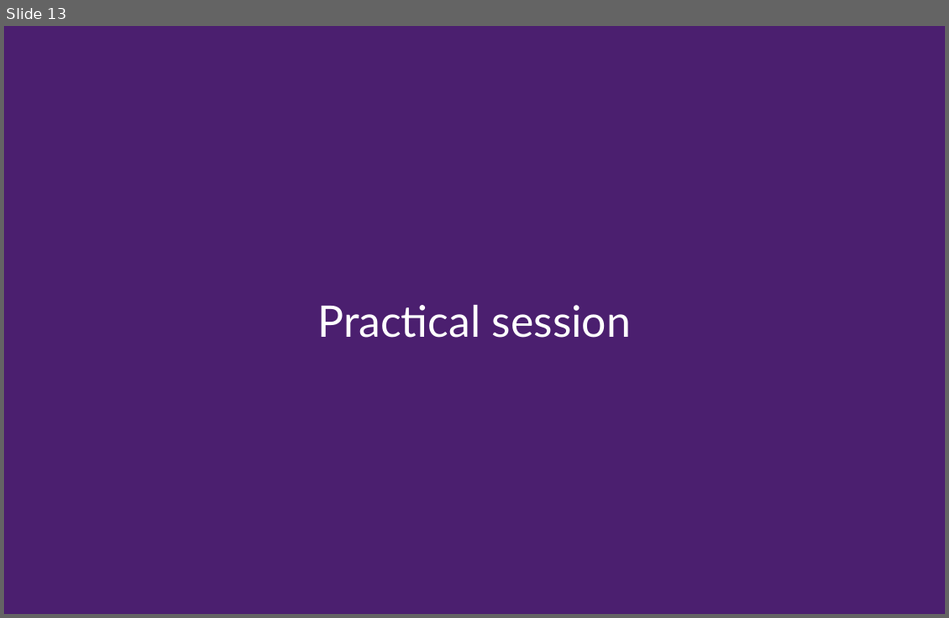
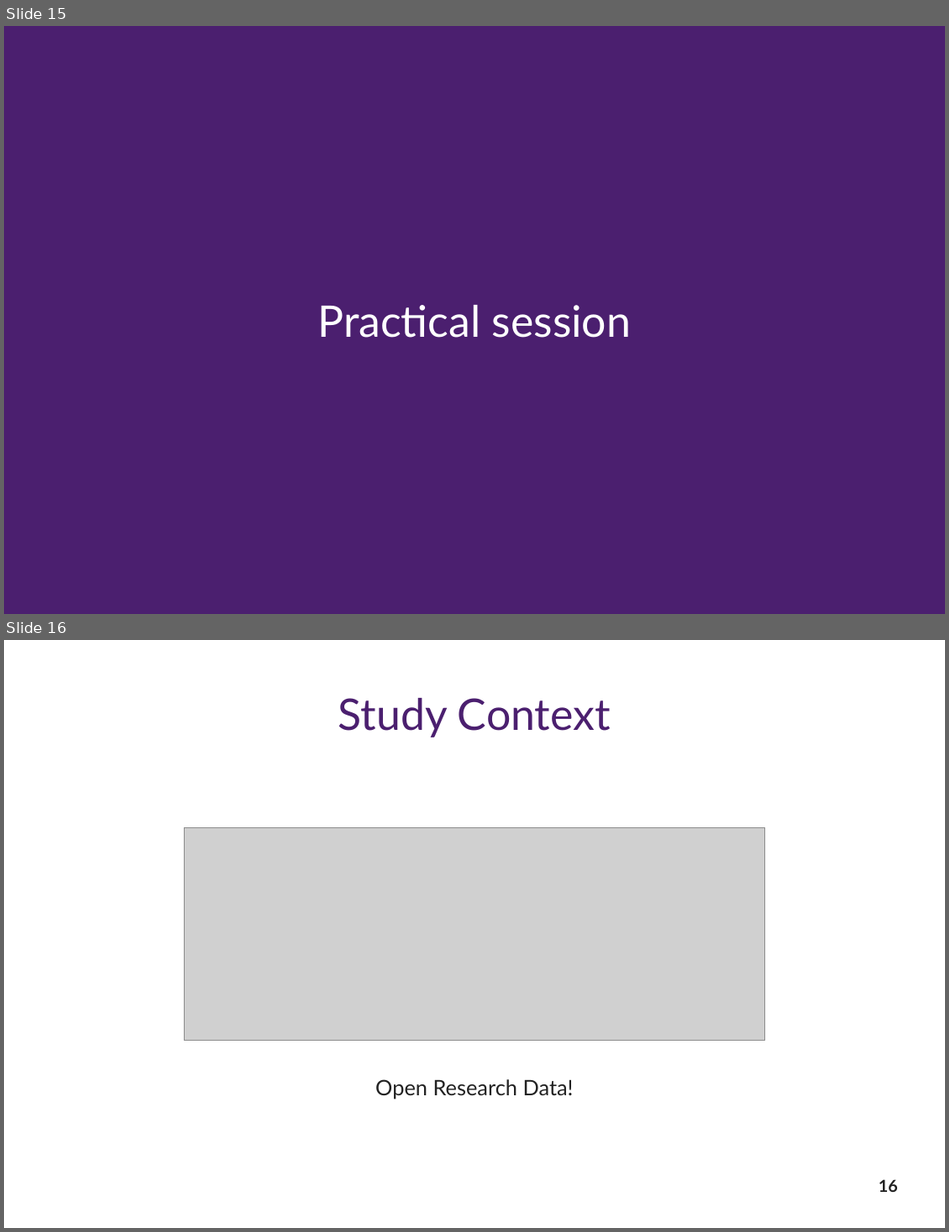
Before and after one commit to Rekyt/biodiversity_facets_tutorial, a slide deck: biodiversity_facets_presentation.odp. Shown one above the other, each under a label of ours: slide 13 before the commit, slides 15 and 16 after it. The pictures are 949x618 and 949x1232 pixels, drawn with LibreOffice and Linux fonts; fonts in the diff are those of the drawing; grey boxes stand for pictures. Boxes give left, top, right and bottom in pixels: in the first picture for what was removed or moved away, otherwise in the second. Text is boxed around its words. In the diff, an @@ line names an element or a change of style, - is before the commit and + after.

```diff
--- a/biodiversity_facets_presentation.odp
+++ b/biodiversity_facets_presentation.odp
@@ slide 16 added at bbox=[4, 640, 945, 1228], background #FFFFFF @@
@@ title added at bbox=[338, 698, 610, 737], 36.7 pt, text #4B1F6F @@
+Study Context
@@ picture added at bbox=[184, 828, 765, 1041] @@
@@ text added at bbox=[375, 1079, 574, 1099], 18 pt, text #222222 @@
+Open Research Data!
@@ page number added at bbox=[878, 1179, 898, 1192], 14 pt, text #222222, bold @@
+16
@@ what was slide 13 is now slide 15 @@
```
Also in this commit, not shown: 4 slides changed, 8 other slides added, 4 slides removed.
